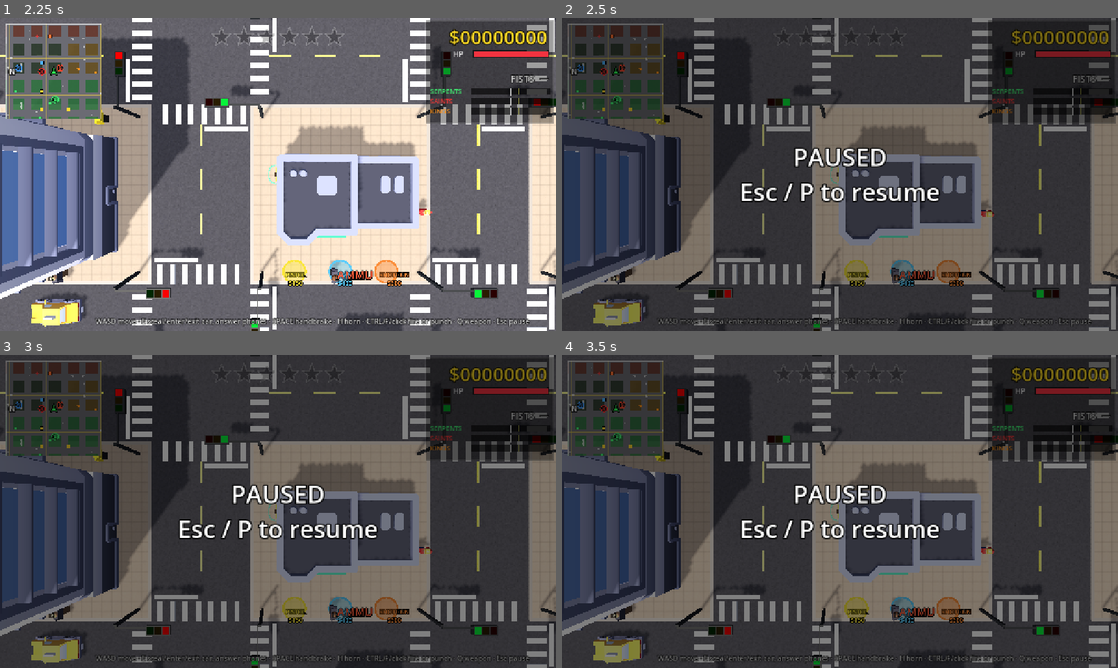
Above: before the commit, frames 1-4 (two rows, left to right).
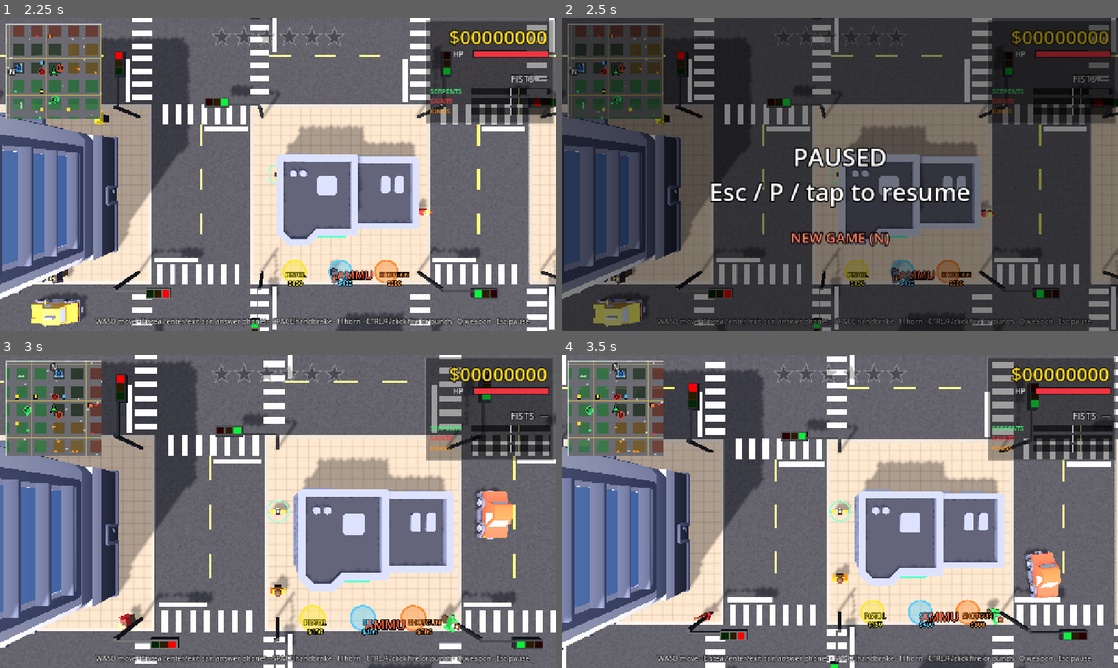
Above: after the commit, the same moments.

Repository: SeeingSites/vehicleborrowingsimulator
Game: Godot game, scene res://main.tscn
Two runs of this game, one before a commit and one after it. Both use one fixed random seed, a clock stepped at 60 frames per second and the inputs below.
Inputs (mouse positions are in pixels of both pictures, inside the frame that each line leads up to):
- Up to frame 1 (2.25 s): tap Enter at 0.5 s; move the mouse to (400, 158) at 0.52 s; hold D (move_right) 0.53-1.25 s; hold Ctrl (fire) 0.53-1.25 s; click (400, 158) at 0.67 s; tap H (horn) at 0.8 s; drag from (166, 190) to (250, 237) at 1.27 s; move the mouse to (333, 105) at 2.02 s; hold D (move_right) from 2.03 s (still down); tap N at 2.1 s; click (333, 105) at 2.17 s
- Up to frame 2 (2.5 s): keep holding D (move_right); tap P at 2.3 s
- Up to frame 3 (3 s): release D (move_right) at 2.75 s; tap Enter at 2.75 s; drag from (250, 574) to (111, 464) at 2.77 s
- Up to frame 4 (3.5 s): no input

Frame 1 is identical in both runs. In frame 2, 2.3% of the frame differs, in the area x 26-74%, y 52-74%; in frame 3, 91%; in frame 4, 91%, in the area x 0-100%, y 0-100%.

Commit message:
Touch pause button, NEW GAME on the pause screen, save when the tab is hidden
- Touch: an II button at the bottom centre pauses; tapping the pause
  screen resumes (mobile had no way to pause).
- Pause screen: NEW GAME (N key or tap) wipes the save and restarts.
- Web: also save on focus-out / app paused, since closing a browser tab
  never sends the close request.
- Test: pause toggle + new-game reset (52 checks).

Co-Authored-By: Claude Opus 5.5 <noreply@anthropic.com>
Claude-Session: https://claude.ai/code/session_01E9FNiFVXQB3d9PZe6wNTpU

Diff:
--- a/scripts/pause.gd
+++ b/scripts/pause.gd
@@ -10,7 +10,7 @@
 	dim.set_anchors_preset(Control.PRESET_FULL_RECT)
 	add_child(dim)
 	lbl = Label.new()
-	lbl.text = "PAUSED\nEsc / P to resume"
+	lbl.text = "PAUSED\nEsc / P / tap to resume"
 	lbl.horizontal_alignment = HORIZONTAL_ALIGNMENT_CENTER
 	lbl.vertical_alignment = VERTICAL_ALIGNMENT_CENTER
 	lbl.add_theme_font_size_override("font_size", 56)
@@ -18,11 +18,52 @@
 	lbl.add_theme_constant_override("outline_size", 12)
 	lbl.set_anchors_preset(Control.PRESET_FULL_RECT)
 	add_child(lbl)
+	newb = Label.new()
+	newb.text = "NEW GAME (N)"
+	newb.horizontal_alignment = HORIZONTAL_ALIGNMENT_CENTER
+	newb.vertical_alignment = VERTICAL_ALIGNMENT_CENTER
+	newb.add_theme_font_size_override("font_size", 32)
+	newb.add_theme_color_override("font_color", Color(1, 0.5, 0.4))
+	newb.add_theme_color_override("font_outline_color", Color.BLACK)
+	newb.add_theme_constant_override("outline_size", 10)
+	add_child(newb)
 	visible = false
+
+var newb: Label
+
+func _process(_dt: float) -> void:
+	if not visible: return
+	var vs := get_viewport().get_visible_rect().size
+	newb.size = Vector2(360, 70)
+	newb.position = Vector2(vs.x * 0.5 - 180, vs.y * 0.5 + 110)
+
+## Touch / click while paused: NEW GAME button or resume.
+func _input(ev: InputEvent) -> void:
+	if not visible: return
+	var at = null
+	if ev is InputEventScreenTouch and ev.pressed: at = ev.position
+	elif ev is InputEventMouseButton and ev.pressed and ev.button_index == MOUSE_BUTTON_LEFT: at = ev.position
+	if at == null: return
+	get_viewport().set_input_as_handled()
+	if Rect2(newb.position, newb.size).has_point(at): new_game()
+	else: toggle()
+
+## Wipe the save and restart the city.
+func new_game(reload := true) -> void:
+	if Game.main and Game.main.save and Game.main.save.enabled: Game.main.save.reset()
+	Game.cash = 0; Game.mult = 1; Game.respect = [0, 0, 0]
+	Game.set_wanted(0)
+	Engine.time_scale = 1.0
+	get_tree().paused = false
+	visible = false
+	if reload: get_tree().reload_current_scene()
 
 func _unhandled_input(ev: InputEvent) -> void:
 	if ev is InputEventKey and ev.pressed and not ev.echo and (ev.physical_keycode == KEY_ESCAPE or ev.physical_keycode == KEY_P):
 		toggle()
+		get_viewport().set_input_as_handled()
+	elif visible and ev is InputEventKey and ev.pressed and ev.physical_keycode == KEY_N:
+		new_game()
 		get_viewport().set_input_as_handled()
 
 func toggle() -> void:
--- a/scripts/save.gd
+++ b/scripts/save.gd
@@ -19,7 +19,9 @@
 		save_game()
 
 func _notification(what: int) -> void:
-	if what == NOTIFICATION_WM_CLOSE_REQUEST and enabled: save_game()
+	# a browser tab never sends the close request: also save when it's hidden / loses focus
+	if enabled and what in [NOTIFICATION_WM_CLOSE_REQUEST, NOTIFICATION_APPLICATION_FOCUS_OUT, NOTIFICATION_APPLICATION_PAUSED]:
+		save_game()
 
 func save_game(path := PATH) -> void:
 	var cf := ConfigFile.new()
--- a/scripts/tests.gd
+++ b/scripts/tests.gd
@@ -523,3 +523,10 @@
 	Game.set_wanted(0)
 	ok("cleared wanted: cop car heads for the junction ahead on its road", pc.ctrl == Car.Ctrl.TRAFFIC and pc.ai_dir == Vector2i(0, 1) and pc.ai_node == Vector2i(3, 5), "dir=%s node=%s" % [pc.ai_dir, pc.ai_node])
 	pc.queue_free()
+	# pause and new game
+	m.pause.toggle()
+	var was_paused: bool = get_tree().paused
+	m.pause.toggle()
+	Game.cash = 999; Game.mult = 4; Game.respect = [50, 0, 0]
+	m.pause.new_game(false)
+	ok("pause toggles; NEW GAME resets progress", was_paused and not get_tree().paused and Game.cash == 0 and Game.mult == 1 and Game.respect == [0, 0, 0])
--- a/scripts/touch.gd
+++ b/scripts/touch.gd
@@ -22,6 +22,7 @@
 var fire_id := -1
 func _fire_btn() -> Vector2: return Vector2(size.x - 110, size.y - 110)
 func _wpn_btn() -> Vector2: return Vector2(size.x - 60, size.y - 360)
+func _pause_btn() -> Vector2: return Vector2(size.x * 0.5, size.y - 36)
 
 func _input(ev: InputEvent) -> void:
 	if not visible: return
@@ -31,6 +32,9 @@
 				stick_id = ev.index
 				stick_origin = Vector2(ev.position.x, ev.position.y - size.y)
 				stick_pos = Vector2.ZERO
+			elif ev.position.distance_to(_pause_btn()) < 30:
+				var pz = Game.main.pause if Game.main else null
+				if pz: pz.toggle()
 			elif ev.position.distance_to(_enter_btn()) < 75:
 				_tap("enter_exit")
 			elif ev.position.distance_to(_fire_btn()) < 70:
@@ -75,7 +79,7 @@
 	draw_arc(b, RADIUS, 0, TAU, 48, Color(1, 1, 1, 0.5), 3.0)
 	draw_circle(b + stick_pos, 48, Color(1, 1, 1, 0.45))
 	var font := ThemeDB.fallback_font
-	for pair in [[_enter_btn(), _enter_label(), Color(0.2, 0.8, …(209 unchanged characters)… "WPN", Color(0.9, 0.8, 0.2, 0.45), 40.0]]:
+	for pair in [[_enter_btn(), _enter_label(), Color(0.2, 0.8, …(209 unchanged characters)… "WPN", Color(0.9, 0.8, 0.2, 0.45), 40.0], [_pause_btn(), "II", Color(0.5, 0.5, 0.5, 0.45), 26.0]]:
 		draw_circle(pair[0], pair[3], pair[2])
 		draw_arc(pair[0], pair[3], 0, TAU, 48, Color(1, 1, 1, 0.6), 3.0)
 		var fs := 20 if pair[3] < 60 else (24 if String(pair[1]).length() <= 5 else 21)
